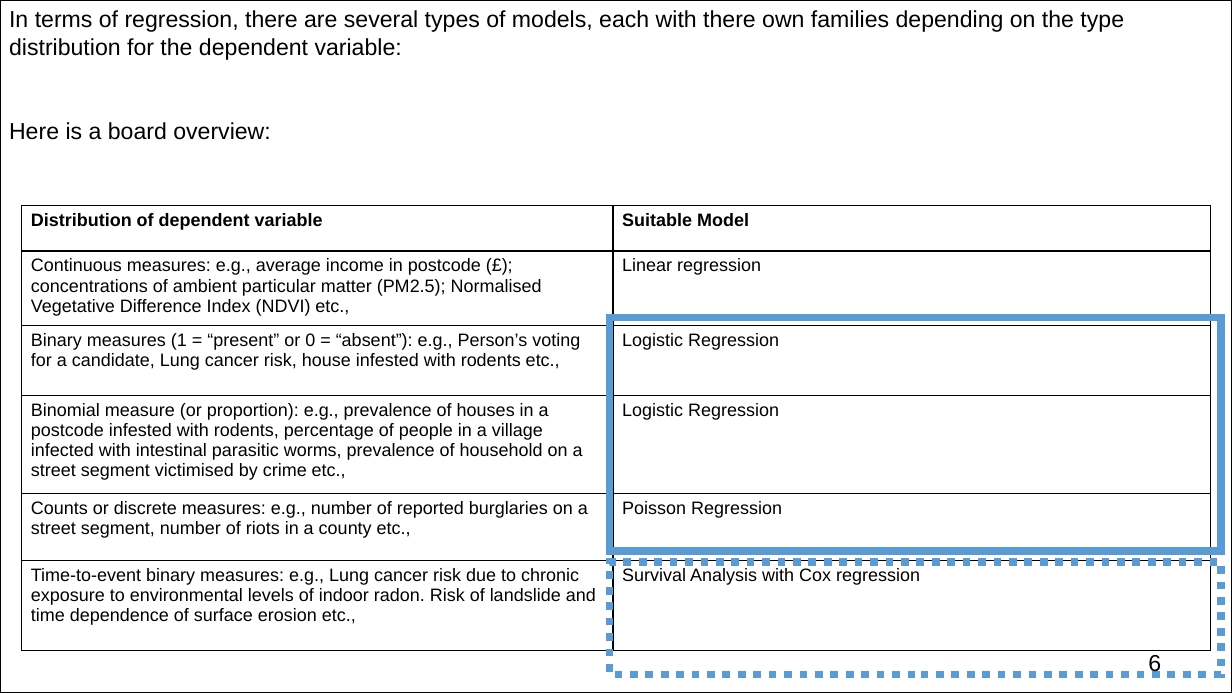
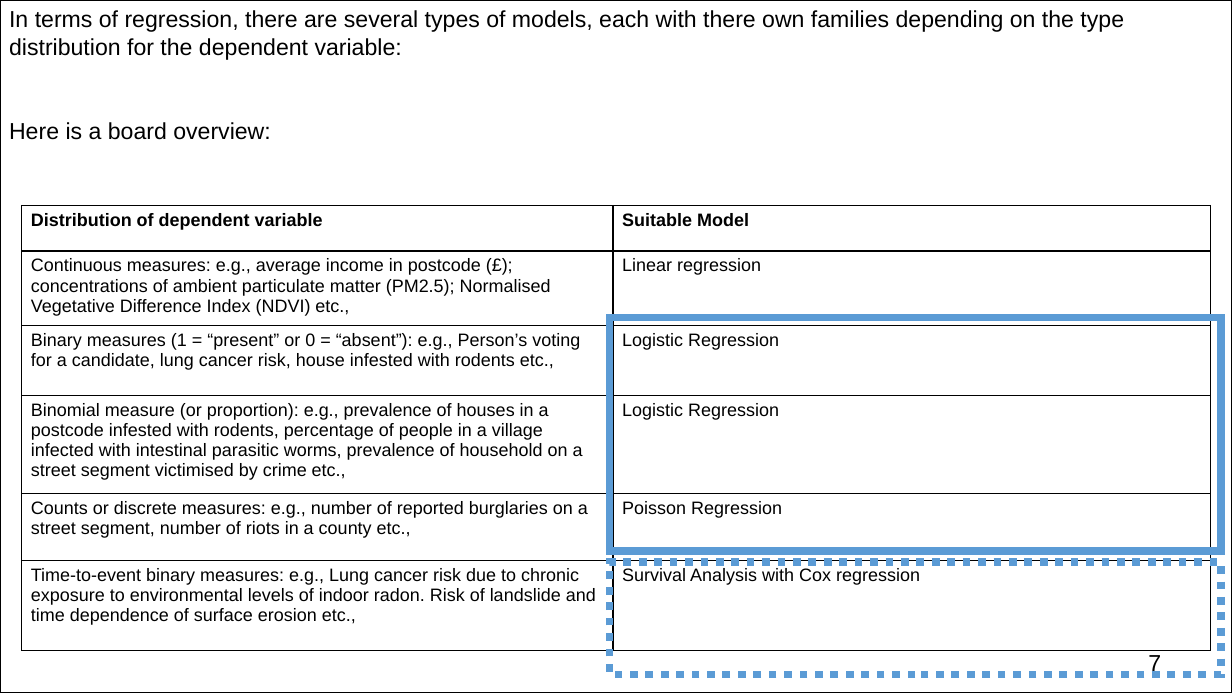
Before and after one commit to UCLPG-MSC-SGDS/UCL-SODA-CPD-RStan, a slide deck: slide 7 of Archived/2022_23/Day 2 Lecture - Bayesian Generalised Linear Regression Models.pptx (slide 6 before the commit). Drawn at 1232x693 pixels with LibreOffice and Linux fonts; fonts in the diff are those of the drawing. Boxes give left, top, right and bottom in pixels: in the first picture for what was removed or moved away, otherwise in the second. Text is boxed around its words. In the diff, an @@ line names an element or a change of style, - is before the commit and + after.

```diff
--- a/Archived/2022_23/Day 2 Lecture - Bayesian Generalised Linear Regression Models.pptx
+++ b/Archived/2022_23/Day 2 Lecture - Bayesian Generalised Linear Regression Models.pptx
@@ table at bbox=[21, 205, 1210, 655] @@
-row 2, column 1: Continuous measures: e.g., average income in postcode (£); concentrations of ambient particular matter (PM2.5); Normalised Vegetative Difference Index (NDVI) etc.,
+row 2, column 1: Continuous measures: e.g., average income in postcode (£); concentrations of ambient particulate matter (PM2.5); Normalised Vegetative Difference Index (NDVI) etc.,
-row 3, column 1: Binary measures (1 = “present” or 0 = “absent”): e.g., Person’s voting for a candidate, Lung cancer risk, house infested with rodents etc.,
+row 3, column 1: Binary measures (1 = “present” or 0 = “absent”): e.g., Person’s voting for a candidate, lung cancer risk, house infested with rodents etc.,
@@ page number at bbox=[1148, 655, 1161, 677]: text changed @@
-6
+7
```
Also in this commit, not shown: 12 other slides changed, 2 slides added, 1 slide removed, 33 other files.
